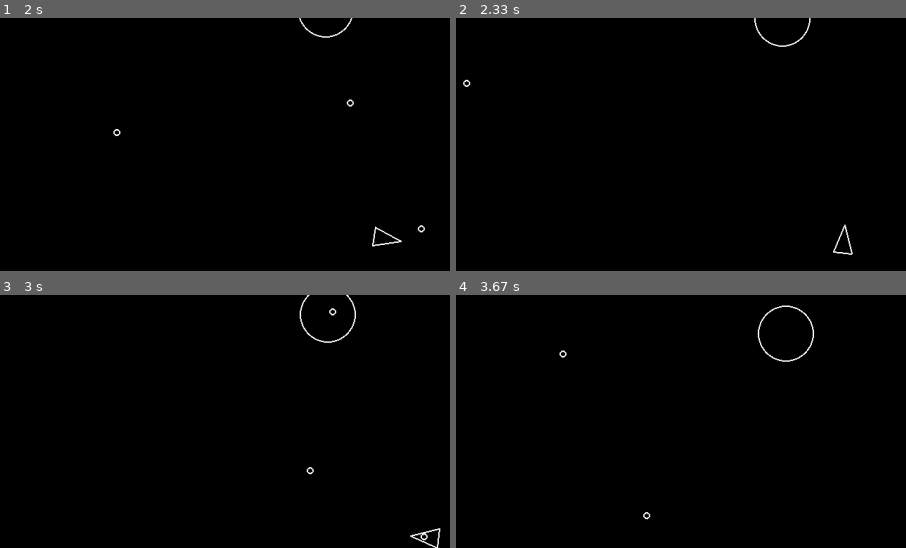
Above: before the commit, frames 1-4 (two rows, left to right).
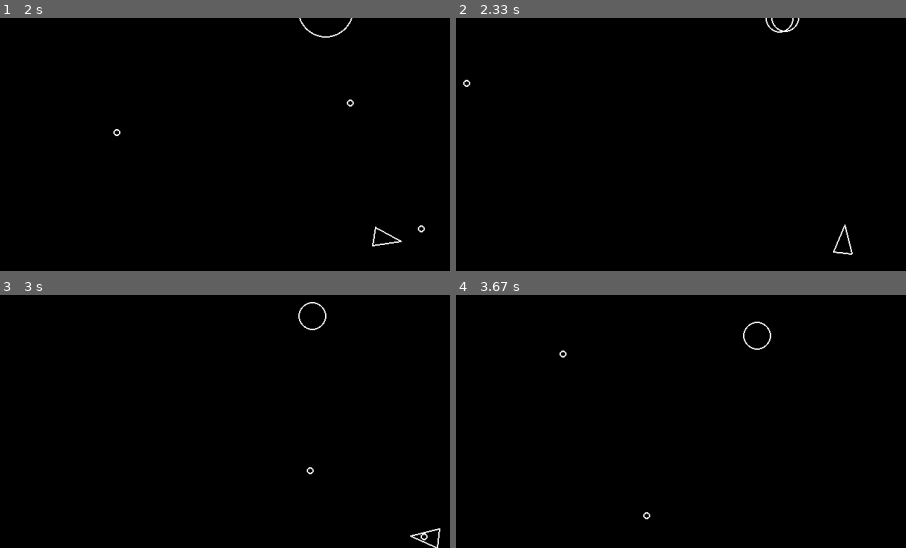
Above: after the commit, the same moments.

Repository: Bobisbadmand/pygames
Game: pygame game, started from main.py
The game is run twice, just before and just after one commit, with the same random seed, the same clock (stepped at 60 frames per second) and the same inputs.
Inputs:
- Up to frame 1 (2 s): tap Space at 0.33, 0.73, 1.03, 1.23, 1.57, 1.87 s; hold D 0.67-1.13 s; hold W 1.17-1.47 s; hold D 1.5-1.97 s
- Up to frame 2 (2.33 s): hold A from 2 s (still down); tap Space at 2.07 s
- Up to frame 3 (3 s): tap Space at 2.37, 2.63, 2.97 s; release A at 2.53 s; hold S 2.57-2.87 s; hold A from 2.9 s (still down)
- Up to frame 4 (3.67 s): tap Space at 3.27, 3.4 s; release A at 3.3 s; hold W from 3.33 s (still down)
The pictures show only the part of the screen within x 4-54%, y 0-50%; the shares and areas given below are measured in that part.

Frame 1 is identical in both runs. In frame 2, 0.3% of the frame differs, in the area x 66-79%, y 0-12%; in frame 3, 0.4%; in frame 4, 0.5%, in the area x 63-80%, y 3-27%.

Commit message:
Build Asteroids Final Submission

Diff:
--- a/asteroid.py
+++ b/asteroid.py
@@ -1,4 +1,5 @@
 import pygame
+import random
 from circleshape import CircleShape
 from constants import *
 
@@ -11,3 +12,16 @@
 
     def update(self, dt):
         self.position += dt * self.velocity
+
+    def split(self):
+        self.kill()
+        if self.radius <= ASTEROID_MIN_RADIUS:
+            return
+        angle = random.uniform(20, 50)
+        vect1 = pygame.math.Vector2.rotate(self.velocity, angle)
+        vect2 = pygame.math.Vector2.rotate(self.velocity, -angle)
+        new_rad = self.radius - ASTEROID_MIN_RADIUS
+        NewAst1 = Asteroid(self.position.x, self.position.y, new_rad)
+        NewAst1.velocity = vect1 * 1.2
+        NewAst2 = Asteroid(self.position.x, self.position.y, new_rad)
+        NewAst2.velocity = vect2 * 1.2
--- a/circleshape.py
+++ b/circleshape.py
@@ -25,3 +25,8 @@
         vector = pygame.math.Vector2.distance_to(self.position, colltest.position)
         radius = self.radius + colltest.radius
         return vector <= radius
+
+    def bulletcoll(self, colltest):
+        vector = pygame.math.Vector2.distance_to(self.position, colltest.position)
+        radius = self.radius + colltest.radius
+        return vector <= radius
--- a/main.py
+++ b/main.py
@@ -43,6 +43,10 @@
             if player.collision(ast):
                 print("Game Over!")
                 sys.exit(0)
+            for bull in shots:
+                if bull.collision(ast):
+                    ast.split()
+                    bull.kill()
 
         pygame.display.flip()
         dt = clock.tick(60) / 1000
